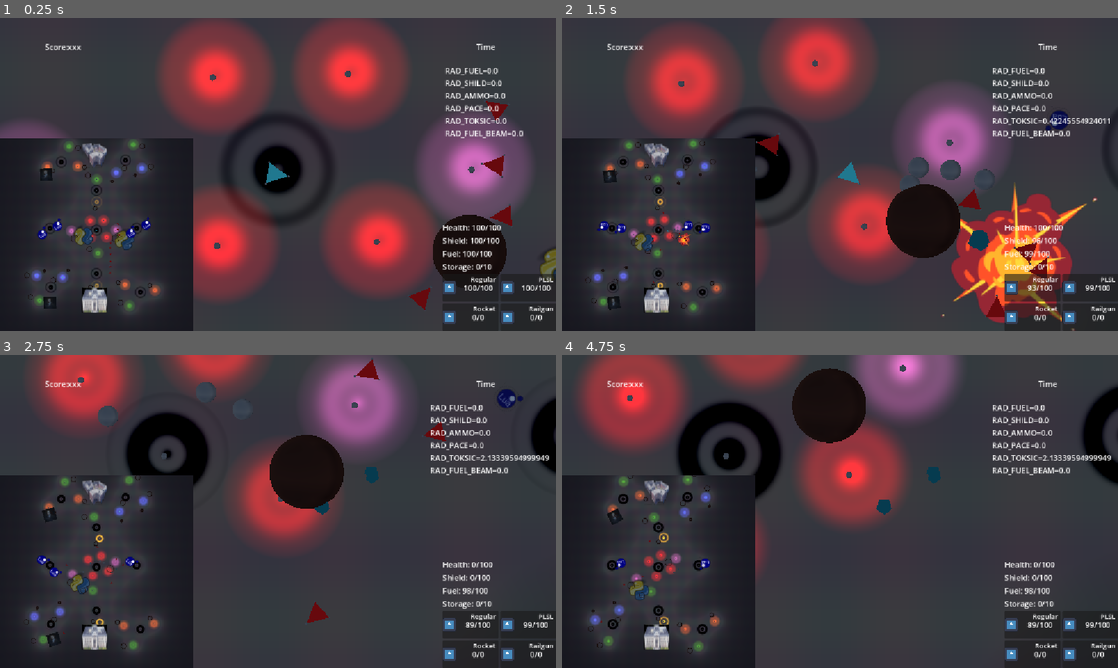
Above: before the commit, frames 1-4 (two rows, left to right).
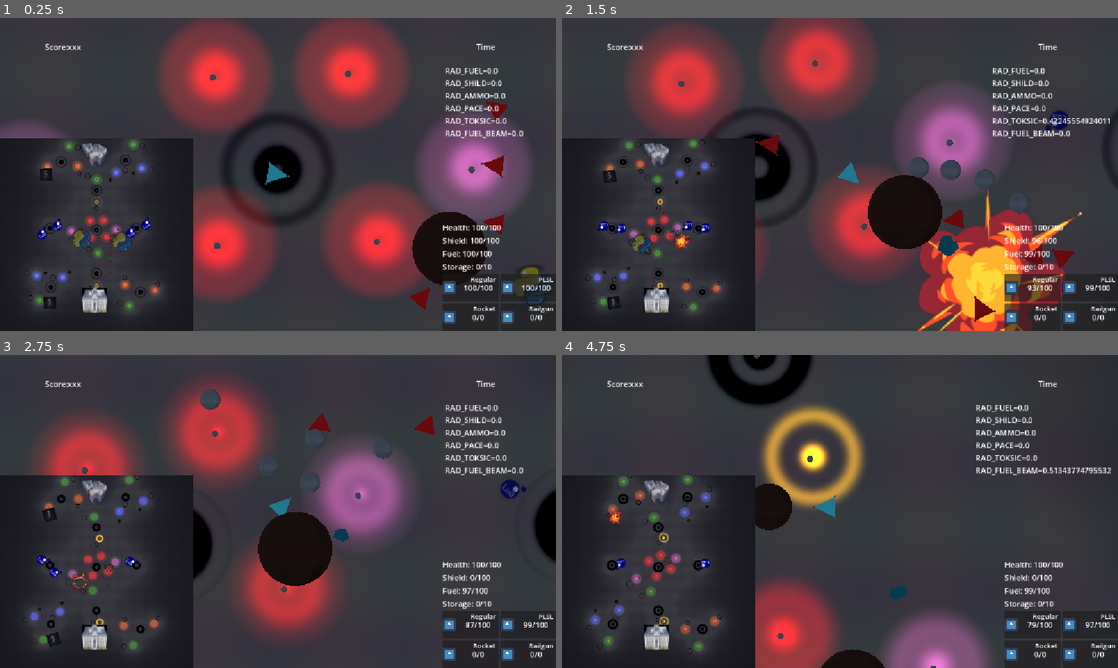
Above: after the commit, the same moments.

Repository: forklovee/SpaceJam2026
Game: Godot game, scene res://main.tscn
Same seed, same stepped clock (60 frames per second), same inputs: the game is played once before the commit and once after it. The engine's default icon, where the game draws it, is replaced by a stand-in: a white triangle on a blue panel in a dark square.
Inputs (mouse positions are in pixels of both pictures, inside the frame that each line leads up to):
- Up to frame 1 (0.25 s): no input
- Up to frame 2 (1.5 s): move the mouse to (962, 158) at 0.52 s; press the mouse at (962, 158) at 0.53 s; hold D (Right) 0.53-1.28 s; move the mouse to (728, 190) at 1.27 s; release the mouse at (728, 190) at 1.28 s; hold S (Down) from 1.28 s (still down); right-click (728, 190) at 1.35 s
- Up to frame 3 (2.75 s): move the mouse to (333, 442) at 2.02 s; release S (Down) at 2.03 s; press the mouse at (333, 442) at 2.03 s; hold D (Right) from 2.03 s (still down)
- Up to frame 4 (4.75 s): move the mouse to (812, 574) at 2.77 s; release D (Right) at 2.78 s; release the mouse at (812, 574) at 2.78 s; hold W (Up) 2.78-3.53 s; right-click (812, 574) at 2.85 s; move the mouse to (1006, 558) at 3.52 s; press the mouse at (1006, 558) at 3.53 s; hold A (Left) from 3.53 s (still down); move the mouse to (673, 464) at 4.27 s; release the mouse at (673, 464) at 4.28 s; right-click (673, 464) at 4.35 s

The runs differ from the first frame. In frame 1, 2.3% of the frame differs, in the area x 4-100%, y 40-92%; in frame 2, 9.3%; in frame 3, 35%, in the area x 4-100%, y 0-95%; in frame 4, 32%.
Error before the commit: Invalid access to property or key 'global_position' on a base object of type 'previously freed'. (res://AI/EnemyController.gd:111)

Commit message:
Merge Conflicts

Diff:
--- a/Level/level.tscn
+++ b/Level/level.tscn
@@ -84,8 +84,10 @@
 shader_parameter/stars_color = PackedVector3Array(-1, -1, -1, 0.13692334, 0.5227604, 4.813075e-07, 0.9196297, 0.2548514 …(771 unchanged characters)…
 shader_parameter/stars_ani = PackedInt32Array(1, 0, 0, 0, 1, 0, 0, 0, 1, 0, 0, 0, 1, 0, 0, 0, 1, 1, 0, 1, 1, 0, 1, 0, 0, 0, 0, 0, 0, 1, 1, 0, 0, 0, 0, 0, 0, 0, 0, 0)
 
-[node name="Main" type="Node3D" unique_id=289798224]
+[node name="Level" type="Node3D" unique_id=289798224 node_paths=PackedStringArray("player_base", "enemy_base")]
 script = ExtResource("1_52x1o")
+player_base = NodePath("PlayerBase")
+enemy_base = NodePath("EnemyBase")
 
 [node name="LevelEnd" type="Node" parent="." unique_id=1053667887]
 script = ExtResource("2_iincs")
@@ -104,7 +106,7 @@
 neg = true
 
 [node name="star_f" type="MeshInstance3D" parent="star_FR" unique_id=415690745 groups=["Star"]]
-transform = Transform3D(-0.47460604, 0, 0.8799688, 0, 0.9999998, 0, -0.8799688, 0, -0.47460604, -20.715414, 0, -18.822462)
+transform = Transform3D(-0.5282296, 0, 0.8488462, 0, 0.9999998, 0, -0.8488462, 0, -0.5282296, -20.715414, 0, -18.822462)
 mesh = SubResource("SphereMesh_7dm0k")
 script = ExtResource("1_jglls")
 color = Color(0.13692334, 0.5227604, 4.813075e-07, 1)
@@ -119,10 +121,10 @@
 rot = 0.065
 
 [node name="star_orange" parent="star_FR" unique_id=687839587 instance=ExtResource("6_luomk")]
-transform = Transform3D(0.9844217, 0, 0.1705315, 0, 0.99999976, 0, -0.1705315, 0, 0.9844217, 1.5636826, 0, 23.72193)
+transform = Transform3D(0.47767922, 0, -0.877424, 0, 0.99999976, 0, 0.877424, 0, 0.47767922, 1.5636826, 0, 23.72193)
 
 [node name="star_orange2" parent="star_FR" unique_id=313257437 instance=ExtResource("6_luomk")]
-transform = Transform3D(0.81600296, 0, 0.57643384, 0, 0.99999976, 0, -0.57643384, 0, 0.81600296, 13.588699, 0, -24.018686)
+transform = Transform3D(0.80795395, 0, -0.5875622, 0, 0.99999976, 0, 0.5875622, 0, 0.80795395, 13.588699, 0, -24.018686)
 
 [node name="cristal" parent="star_FR" unique_id=1058605122 instance=ExtResource("9_py82k")]
 transform = Transform3D(0.8140183, 0, 3.231742, 0, 3.333333, 0, -3.231742, 0, 0.8140183, 12.7237015, 0.5512873, 28.397894)
@@ -140,7 +142,7 @@
 neg = true
 
 [node name="star_f" type="MeshInstance3D" parent="star_FR2" unique_id=1118624179 groups=["Star"]]
-transform = Transform3D(-0.47460604, 0, 0.8799688, 0, 0.9999998, 0, -0.8799688, 0, -0.47460604, -20.715414, 0, -18.822462)
+transform = Transform3D(-0.5282296, 0, 0.8488462, 0, 0.9999998, 0, -0.8488462, 0, -0.5282296, -20.715414, 0, -18.822462)
 mesh = SubResource("SphereMesh_7dm0k")
 script = ExtResource("1_jglls")
 color = Color(0.13692334, 0.5227604, 4.813075e-07, 1)
@@ -155,10 +157,10 @@
 rot = 0.065
 
 [node name="star_orange" parent="star_FR2" unique_id=194893723 instance=ExtResource("6_luomk")]
-transform = Transform3D(0.9844217, 0, 0.1705315, 0, 0.99999976, 0, -0.1705315, 0, 0.9844217, 1.5636826, 0, 23.72193)
+transform = Transform3D(0.47767922, 0, -0.877424, 0, 0.99999976, 0, 0.877424, 0, 0.47767922, 1.5636826, 0, 23.72193)
 
 [node name="star_orange2" parent="star_FR2" unique_id=1300598705 instance=ExtResource("6_luomk")]
-transform = Transform3D(0.81600296, 0, 0.57643384, 0, 0.99999976, 0, -0.57643384, 0, 0.81600296, 13.588699, 0, -24.018686)
+transform = Transform3D(0.80795395, 0, -0.5875622, 0, 0.99999976, 0, 0.5875622, 0, 0.80795395, 13.588699, 0, -24.018686)
 
 [node name="star_FL" type="MeshInstance3D" parent="." unique_id=1229126835 groups=["Star"]]
 transform = Transform3D(0.07329019, 0, -0.2909701, 0, 0.3, 0, 0.2909701, 0, 0.07329019, 13.868187, 0, -33.897556)
@@ -173,13 +175,13 @@
 neg = true
 
 [node name="star_green" parent="star_FL" unique_id=35454859 instance=ExtResource("6_uqeto")]
-transform = Transform3D(-0.47460604, 0, 0.8799688, 0, 0.9999998, 0, -0.8799688, 0, -0.47460604, -20.715414, 0, -18.822462)
+transform = Transform3D(-0.5282296, 0, 0.8488462, 0, 0.9999998, 0, -0.8488462, 0, -0.5282296, -20.715414, 0, -18.822462)
 
 [node name="star_blue" parent="star_FL" unique_id=2068162764 instance=ExtResource("7_luomk")]
-transform = Transform3D(0.6650863, 0, 0.7473197, 0, 0.99999994, 0, -0.7473197, 0, 0.6650863, 15.154943, 0, 19.673292)
+transform = Transform3D(0.8287871, 0, 0.5601523, 0, 0.99999994, 0, -0.5601523, 0, 0.8287871, 15.154943, 0, 19.673292)
 
 [node name="star3" type="MeshInstance3D" parent="star_FL" unique_id=1965202852 groups=["Star"]]
-transform = Transform3D(0.87596476, 0, 0.48321202, 0, 0.99999976, 0, -0.48321202, 0, 0.87596476, 19.428894, 0, -21.920444)
+transform = Transform3D(0.9679971, 0, 0.2522235, 0, 0.99999976, 0, -0.2522235, 0, 0.9679971, 19.428894, 0, -21.920444)
 mesh = SubResource("SphereMesh_7dm0k")
 surface_material_override/0 = SubResource("StandardMaterial3D_0xm2m")
 script = ExtResource("1_jglls")
@@ -211,13 +213,13 @@
 neg = true
 
 [node name="star_green" parent="star_FL2" unique_id=677987566 instance=ExtResource("6_uqeto")]
-transform = Transform3D(-0.47460604, 0, 0.8799688, 0, 0.9999998, 0, -0.8799688, 0, -0.47460604, -20.715414, 0, -18.822462)
+transform = Transform3D(-0.5282296, 0, 0.8488462, 0, 0.9999998, 0, -0.8488462, 0, -0.5282296, -20.715414, 0, -18.822462)
 
 [node name="star_blue" parent="star_FL2" unique_id=1318786042 instance=ExtResource("7_luomk")]
-transform = Transform3D(0.6650863, 0, 0.7473197, 0, 0.99999994, 0, -0.7473197, 0, 0.6650863, 15.154943, 0, 19.673292)
+transform = Transform3D(0.8287871, 0, 0.5601523, 0, 0.99999994, 0, -0.5601523, 0, 0.8287871, 15.154943, 0, 19.673292)
 
 [node name="star3" type="MeshInstance3D" parent="star_FL2" unique_id=1390879984 groups=["Star"]]
-transform = Transform3D(0.87596476, 0, 0.48321202, 0, 0.99999976, 0, -0.48321202, 0, 0.87596476, 19.428894, 0, -21.920444)
+transform = Transform3D(0.9679971, 0, 0.2522235, 0, 0.99999976, 0, -0.2522235, 0, 0.9679971, 19.428894, 0, -21.920444)
 mesh = SubResource("SphereMesh_7dm0k")
 surface_material_override/0 = SubResource("StandardMaterial3D_0xm2m")
 script = ExtResource("1_jglls")
@@ -252,10 +254,10 @@
 neg = true
 
 [node name="star_yellow2" parent="starMID_F" unique_id=1358298473 instance=ExtResource("9_jghi6")]
-transform = Transform3D(-0.7471415, 0, -0.66327614, 0, 1, 0, 0.66327614, 0, -0.7471415, -1.2804388, 0, 18.512566)
+transform = Transform3D(-0.610689, 0, -0.79077005, 0, 1, 0, 0.79077005, 0, -0.610689, -1.2804388, 0, 18.512566)
 
 [node name="star_green" parent="starMID_F" unique_id=1507610008 instance=ExtResource("6_uqeto")]
-transform = Transform3D(-0.9379252, 0, -0.3463322, 0, 1, 0, 0.3463322, 0, -0.9379252, 2.1732147, 0, -17.5532)
+transform = Transform3D(-0.9146366, 0, -0.40378982, 0, 1, 0, 0.40378982, 0, -0.9146366, 2.1732147, 0, -17.5532)
 
 [node name="starMID_F2" type="MeshInstance3D" parent="." unique_id=1417271142 groups=["Star"]]
 transform = Transform3D(0.30019447, 0, -0.00046803057, 0, 0.29999998, 0, 0.00046803057, 0, 0.30019447, -0.16682053, 0, 20.881256)
@@ -270,10 +272,10 @@
 neg = true
 
 [node name="star_yellow" parent="starMID_F2" unique_id=1718721205 instance=ExtResource("9_jghi6")]
-transform = Transform3D(-0.9419456, 0, 0.33300653, 0, 0.9999999, 0, -0.33300653, 0, -0.9419456, 0.030468851, 0, 19.542702)
+transform = Transform3D(-0.9875108, 0, 0.15190375, 0, 0.9999999, 0, -0.15190375, 0, -0.9875108, 0.030468851, 0, 19.542702)
 
 [node name="star_green" parent="starMID_F2" unique_id=453900770 instance=ExtResource("6_uqeto")]
-transform = Transform3D(-0.91346085, 0, -0.40649745, 0, 0.9999999, 0, 0.40649745, 0, -0.91346085, 3.2335594, 0, -32.883648)
+transform = Transform3D(-0.88649714, 0, -0.4623249, 0, 0.9999999, 0, 0.4623249, 0, -0.88649714, 3.2335594, 0, -32.883648)
 
 [node name="starMID_F3" type="MeshInstance3D" parent="." unique_id=172486574 groups=["Star"]]
 transform = Transform3D(0.30019447, 0, -0.00046803057, 0, 0.29999998, 0, 0.00046803057, 0, 0.30019447, -0.16682053, 0, -0.13560104)
@@ -288,22 +290,22 @@
 neg = true
 
 [node name="star_pink" parent="starMID_F3" unique_id=747605801 instance=ExtResource("7_l5n2q")]
-transform = Transform3D(0.5288252, 0, 0.8492989, 0, 0.99999994, 0, -0.8492989, 0, 0.5288252, 31.454226, 0, 0.40267068)
+transform = Transform3D(0.7211542, 0, 0.6934308, 0, 0.99999994, 0, -0.6934308, 0, 0.7211542, 31.454226, 0, 0.40267068)
 
 [node name="star_pink2" parent="starMID_F3" unique_id=585161896 instance=ExtResource("7_l5n2q")]
-transform = Transform3D(0.09974319, 0, 0.99550414, 0, 0.99999994, 0, -0.99550414, 0, 0.09974319, -40.189075, 0, 0.5143692)
+transform = Transform3D(0.34111506, 0, 0.9405079, 0, 0.99999994, 0, -0.9405079, 0, 0.34111506, -40.189075, 0, 0.5143692)
 
 [node name="star_red" parent="starMID_F3" unique_id=261927623 instance=ExtResource("8_cv6tn")]
-transform = Transform3D(0.17353524, 0, -0.98510367, 0, 0.99999994, 0, 0.98510367, 0, 0.17353524, 12.120184, 0, -15.307797)
+transform = Transform3D(0.94341874, 0, -0.33234853, 0, 0.99999994, 0, 0.33234853, 0, 0.94341874, 12.120184, 0, -15.307797)
 
 [node name="star_red2" parent="starMID_F3" unique_id=1491284656 instance=ExtResource("8_cv6tn")]
-transform = Transform3D(0.22668295, 0, -0.9742357, 0, 0.99999994, 0, 0.9742357, 0, 0.22668295, -9.49486, 0, -15.274097)
+transform = Transform3D(0.9600428, 0, -0.2807121, 0, 0.99999994, 0, 0.2807121, 0, 0.9600428, -9.49486, 0, -15.274097)
 
 [node name="star_red3" parent="starMID_F3" unique_id=1700424049 instance=ExtResource("8_cv6tn")]
-transform = Transform3D(0.26836595, 0, -0.9635953, 0, 0.99999994, 0, 0.9635953, 0, 0.26836595, -9.452894, 0, 11.6428)
+transform = Transform3D(0.97123384, 0, -0.2391793, 0, 0.99999994, 0, 0.2391793, 0, 0.97123384, -9.452894, 0, 11.6428)
 
 [node name="star_red4" parent="starMID_F3" unique_id=108957794 instance=ExtResource("8_cv6tn")]
-transform = Transform3D(0.3524178, 0, -0.9361292, 0, 0.99999994, 0, 0.9361292, 0, 0.3524178, 16.032019, 0, 11.603066)
+transform = Transform3D(0.98855835, 0, -0.1524712, 0, 0.99999994, 0, 0.1524712, 0, 0.98855835, 16.032019, 0, 11.603066)
 
 [node name="Space_BG" type="MeshInstance3D" parent="." unique_id=1451238334 node_paths=PackedStringArray("input_stars")]
 transform = Transform3D(100, 0, 0, 0, 100, 0, 0, 0, 100, 0.148, 0, -0.1)
@@ -312,17 +314,17 @@
 script = ExtResource("3_7a20f")
 input_stars = [NodePath("../star_FR"), NodePath("../star_FR/star_f"), NodePath("../star_FR/star_orange"), NodePath("../ …(904 unchanged characters)…
 
-[node name="Base" parent="." unique_id=1098030614 instance=ExtResource("7_d6qko")]
+[node name="PlayerBase" parent="." unique_id=1098030614 instance=ExtResource("7_d6qko")]
 transform = Transform3D(1, 0, 0, 0, 1, 0, 0, 0, 1, -0.9371481, -0.08077848, -36.4495)
 is_allay = true
 
-[node name="PlayerRespawn" type="Node3D" parent="Base" unique_id=17418823]
+[node name="PlayerRespawn" type="Node3D" parent="PlayerBase" unique_id=17418823]
 script = ExtResource("8_q47le")
 
-[node name="Base2" parent="." unique_id=1424587177 instance=ExtResource("7_d6qko")]
+[node name="EnemyBase" parent="." unique_id=1424587177 instance=ExtResource("7_d6qko")]
 transform = Transform3D(1, 0, 0, 0, 1, 0, 0, 0, 1, -0.9371481, -0.08077848, 33.579407)
 
-[node name="EnemyRespawn" type="Node3D" parent="Base2" unique_id=2054981514]
+[node name="EnemyRespawn" type="Node3D" parent="EnemyBase" unique_id=2054981514]
 script = ExtResource("8_i5g78")
 
 [node name="BaseEnemyShip" parent="." unique_id=1525440035 instance=ExtResource("11_1teg4")]
